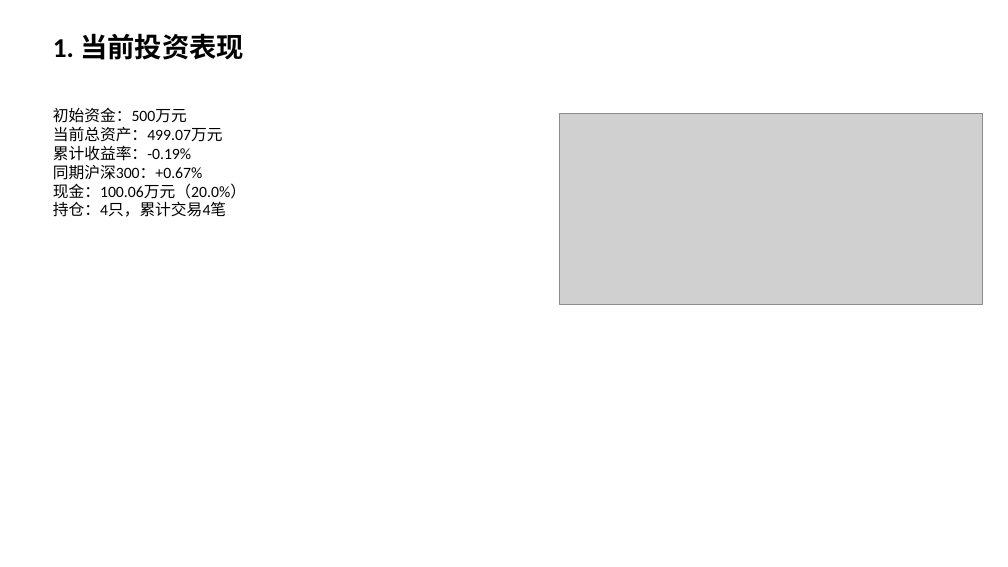
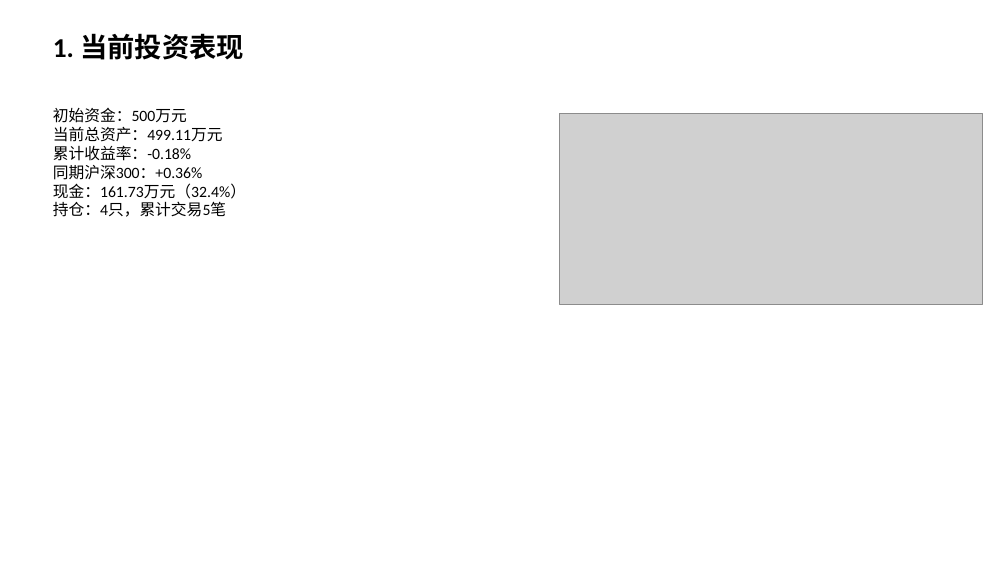
Before and after one commit to Albertdev12/pbl-workflow, a slide deck: slide 2 of outputs/12_中期路演.pptx. Drawn at 1008x567 pixels with LibreOffice and Linux fonts; fonts in the diff are those of the drawing; grey boxes stand for pictures. Boxes give left, top, right and bottom in pixels: in the first picture for what was removed or moved away, otherwise in the second. Text is boxed around its words. In the diff, an @@ line names an element or a change of style, - is before the commit and + after.

```diff
--- a/outputs/12_中期路演.pptx
+++ b/outputs/12_中期路演.pptx
@@ text at (53,126,246,217): text changed @@
-当前总资产：499.07万元
-累计收益率：-0.19%
-同期沪深300：+0.67%
-现金：100.06万元（20.0%）
-持仓：4只，累计交易4笔
+当前总资产：499.11万元
+累计收益率：-0.18%
+同期沪深300：+0.36%
+现金：161.73万元（32.4%）
+持仓：4只，累计交易5笔
```
Also in this commit, not shown: 1 other slide changed, 56 other files.
